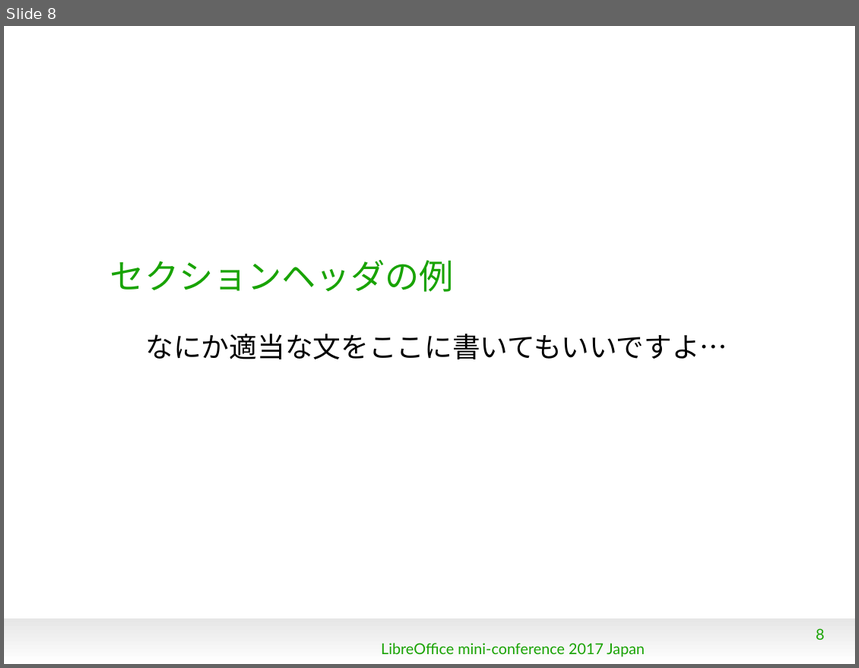
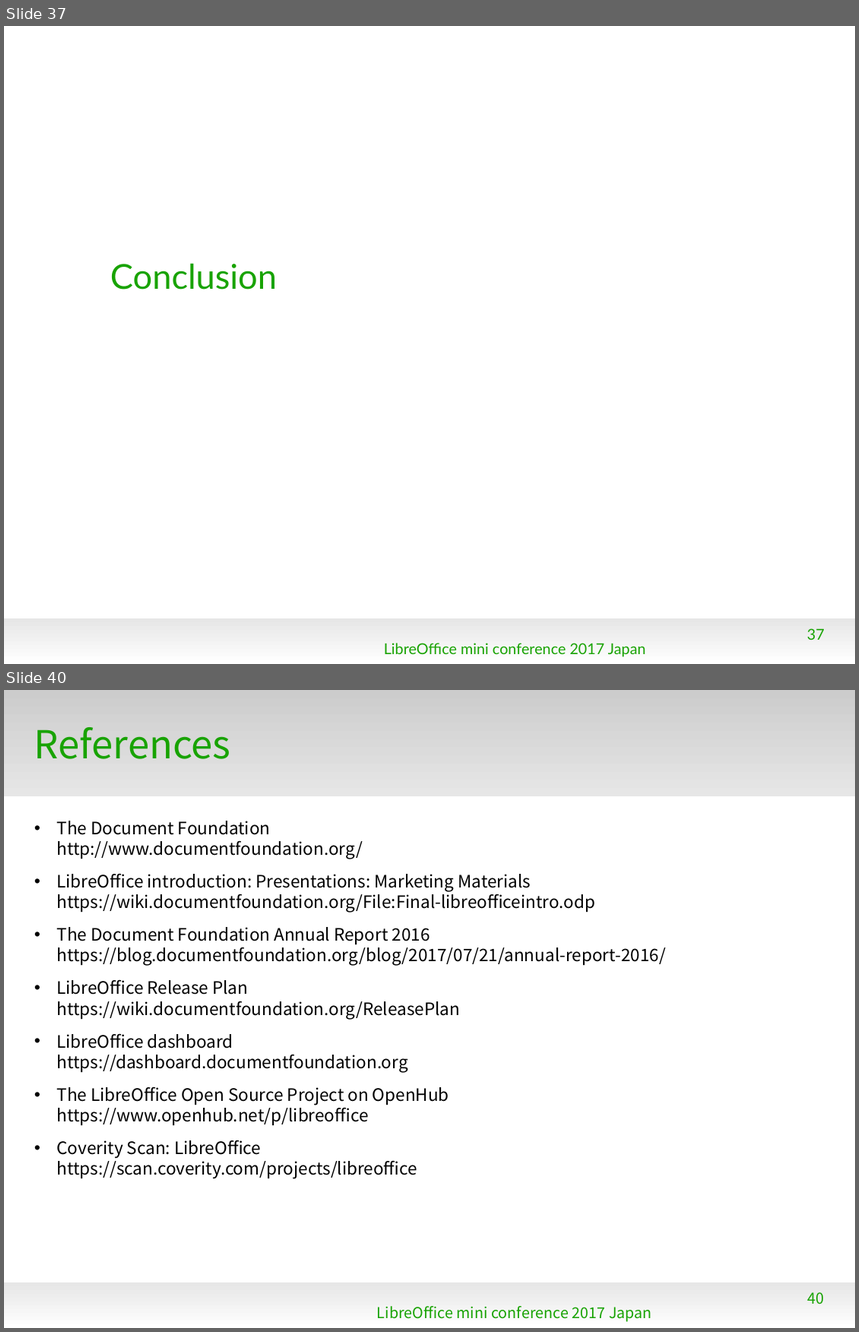
Before and after one commit to naruoga/KantoLibreOffice, a slide deck: others/LibOminiconf2017-MixingBowlCulture.odp. Shown one above the other, each under a label of ours: slide 8 before the commit, slides 37 and 40 after it; the slides between them are not shown. The pictures are 859x668 and 859x1332 pixels, drawn with LibreOffice and Linux fonts; fonts in the diff are those of the drawing; background and template pictures are left out. Boxes give left, top, right and bottom in pixels: in the first picture for what was removed or moved away, otherwise in the second. Text is boxed around its words. In the diff, an @@ line names an element or a change of style, - is before the commit and + after.

```diff
--- a/others/LibOminiconf2017-MixingBowlCulture.odp
+++ b/others/LibOminiconf2017-MixingBowlCulture.odp
@@ slide 40 added at (x1=4, y1=690, x2=855, y2=1328), background #FFFFFF; not listed: 1 template element that a slide beside it also shows @@
@@ rectangle added at (x1=4, y1=690, x2=855, y2=796), fill gradient #CCCCCC to #E6E6E6 @@
@@ title added at (x1=34, y1=727, x2=231, y2=759), 36 pt, text #18A303 @@
+References
@@ text added at (x1=57, y1=821, x2=666, y2=1179), 16 pt, text #000000 @@
+• The Document Foundation
+  http://www.documentfoundation.org/
+• LibreOffice introduction: Presentations: Marketing Materials
+  https://wiki.documentfoundation.org/File:Final-libreofficeintro.odp
+• The Document Foundation Annual Report 2016
+  https://blog.documentfoundation.org/blog/2017/07/21/annual-report-2016/
+• LibreOffice Release Plan
+  https://wiki.documentfoundation.org/ReleasePlan
+• LibreOffice dashboard
+  https://dashboard.documentfoundation.org
+• The LibreOffice Open Source Project on OpenHub
+  https://www.openhub.net/p/libreoffice
+• Coverity Scan: LibreOffice
+  https://scan.coverity.com/projects/libreoffice
@@ page number added at (x1=808, y1=1293, x2=825, y2=1305), 14 pt, text #18A303 @@
+40
@@ text added at (x1=377, y1=1306, x2=652, y2=1322), 14 pt, text #18A303 @@
+LibreOffice mini conference 2017 Japan
@@ what was slide 8 is now slide 37 @@
@@ slide 37 changed as well @@
@@ title at (x1=110, y1=263, x2=277, y2=290): text changed @@
-セクションヘッダの例
+Conclusion
@@ subtitle removed at (x1=146, y1=334, x2=728, y2=360) @@
-なにか適当な文をここに書いてもいいですよ…
@@ page number at (x1=807, y1=629, x2=825, y2=640): text changed @@
-8
+37
@@ text at (x1=384, y1=643, x2=646, y2=658): text changed @@
-LibreOffice mini-conference 2017 Japan
+LibreOffice mini conference 2017 Japan
```
Also in this commit, not shown: 6 other slides changed, 32 other slides added, 2 slides removed, 1 other file.
